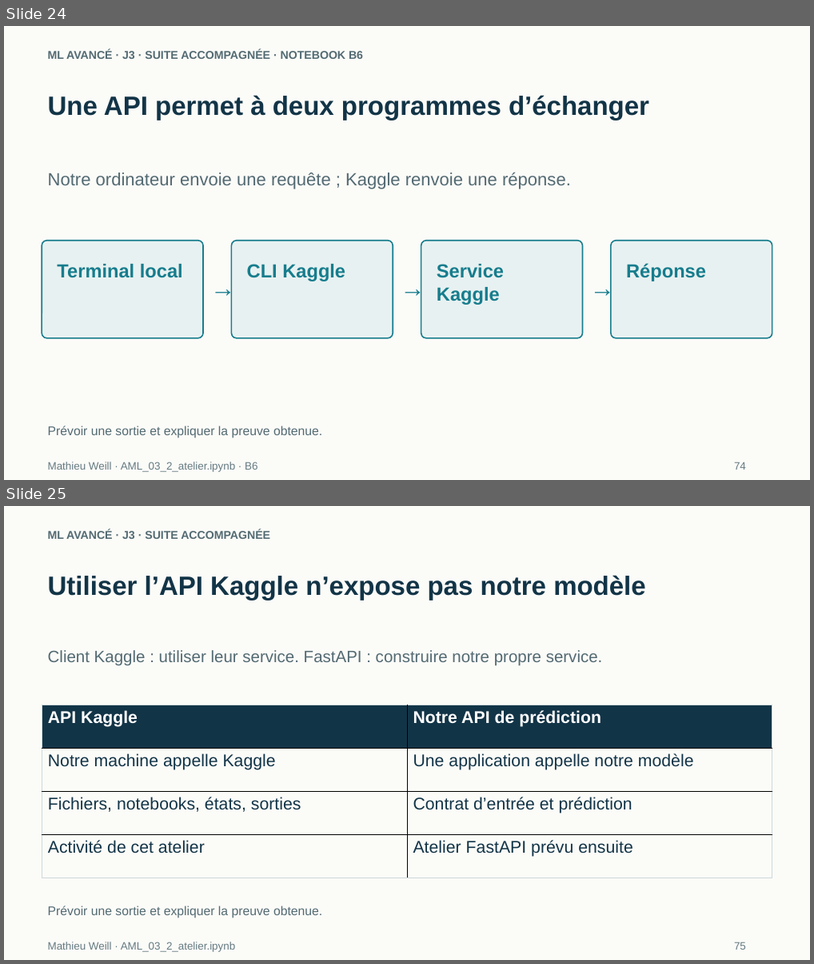
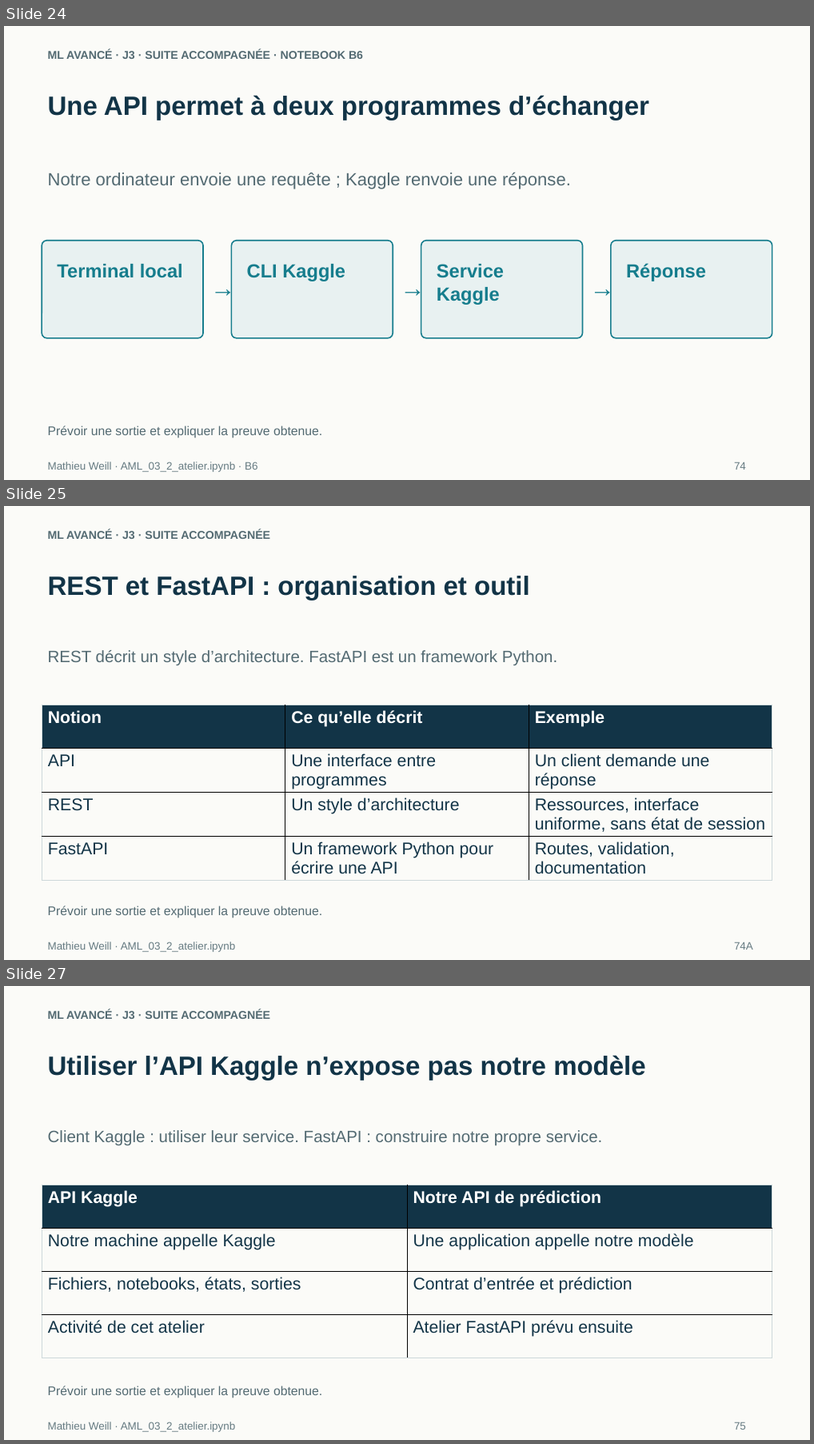
Before and after one commit to MathieuDWeill/ai-course-student, a slide deck: slides/ML_Avance_J3_2_Etudiant.pptx. Shown one above the other, each under a label of ours: slides 24 and 25 before the commit, slides 24, 25 and 27 after it; the slides between them are not shown. The pictures are 814x964 and 814x1444 pixels, drawn with LibreOffice and Linux fonts; fonts in the diff are those of the drawing. Boxes give left, top, right and bottom in pixels: in the first picture for what was removed or moved away, otherwise in the second. Text is boxed around its words. In the diff, an @@ line names an element or a change of style, - is before the commit and + after.

Commit message:
Publie J3_2 visuel et le rappel API REST FastAPI

```diff
--- a/slides/ML_Avance_J3_2_Etudiant.pptx
+++ b/slides/ML_Avance_J3_2_Etudiant.pptx
@@ slide 25 added at box(4, 506, 810, 960), background #FBFBF8 @@
@@ text added at box(48, 530, 270, 539), 13.5 pt, text #536A72, bold @@
+ML AVANCÉ · J3 · SUITE ACCOMPAGNÉE
@@ text added at box(48, 576, 530, 600), 31.5 pt, text #123447, bold @@
+REST et FastAPI : organisation et outil
@@ text added at box(48, 650, 558, 665), 19.5 pt, text #536A72 @@
+REST décrit un style d’architecture. FastAPI est un framework Python.
@@ table added at box(42, 704, 773, 877), 4 rows, 3 columns @@
+Notion | Ce qu’elle décrit | Exemple
+API | Une interface entre programmes | Un client demande une réponse
+REST | Un style d’architecture | Ressources, interface uniforme, sans état de session
+FastAPI | Un framework Python pour écrire une API | Routes, validation, documentation
@@ text added at box(48, 905, 322, 918), 15 pt, text #536A72 @@
+Prévoir une sortie et expliquer la preuve obtenue.
@@ text added at box(48, 941, 235, 952), 12.8 pt, text #667B82 @@
+Mathieu Weill · AML_03_2_atelier.ipynb
@@ text added at box(734, 942, 754, 949), 12.8 pt, text #667B82 @@
+74A
@@ what was slide 25 is now slide 27 @@
```
Also in this commit, not shown: 15 slides changed, 1 other slide added, 6 other files.
